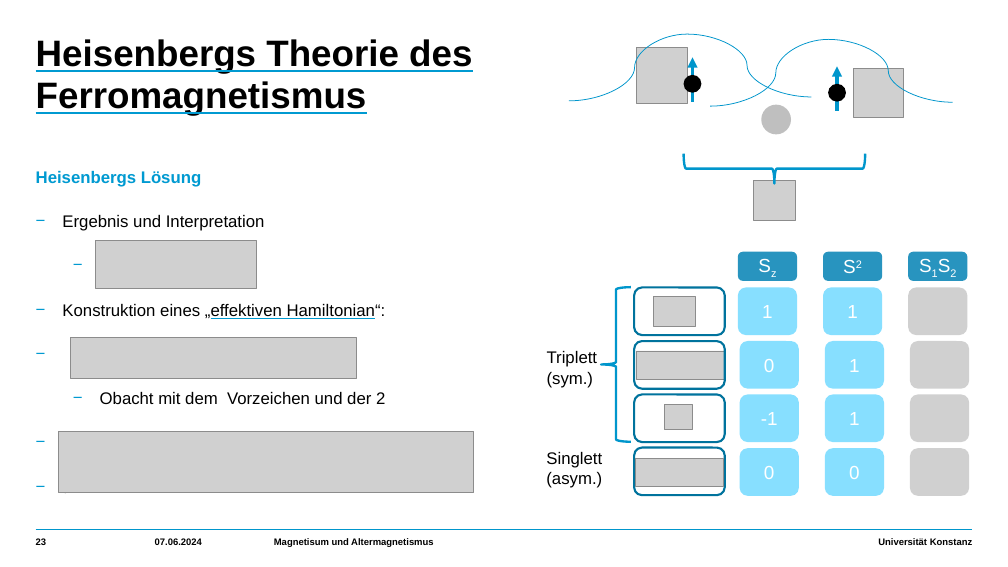
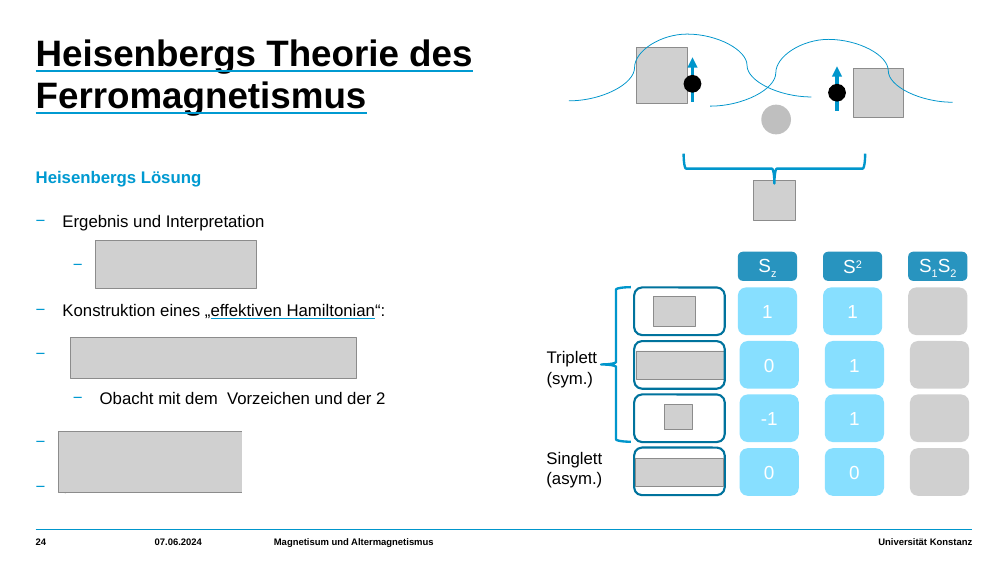
Before and after one commit to HolykingJulex/EstimateSeminar, a slide deck: slide 24 of Vortrag.pptx (slide 23 before the commit). Drawn at 1008x567 pixels with LibreOffice and Linux fonts; fonts in the diff are those of the drawing; grey boxes stand for pictures. Boxes give left, top, right and bottom in pixels: in the first picture for what was removed or moved away, otherwise in the second. Text is boxed around its words. In the diff, an @@ line names an element or a change of style, - is before the commit and + after.

```diff
--- a/Vortrag.pptx
+++ b/Vortrag.pptx
@@ rectangle added at (242,430,486,495), fill #FFFFFF @@
@@ page number at (36,538,47,545): text changed @@
-23
+24
```
Also in this commit, not shown: 11 other slides changed, 1 slide added.
